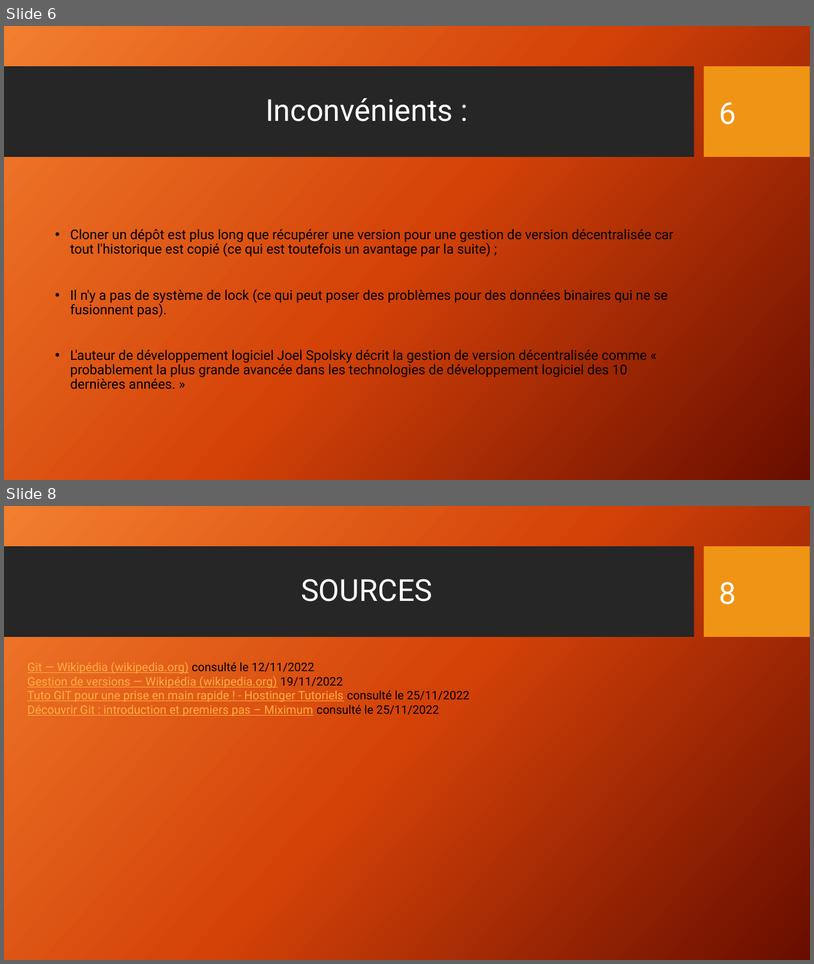
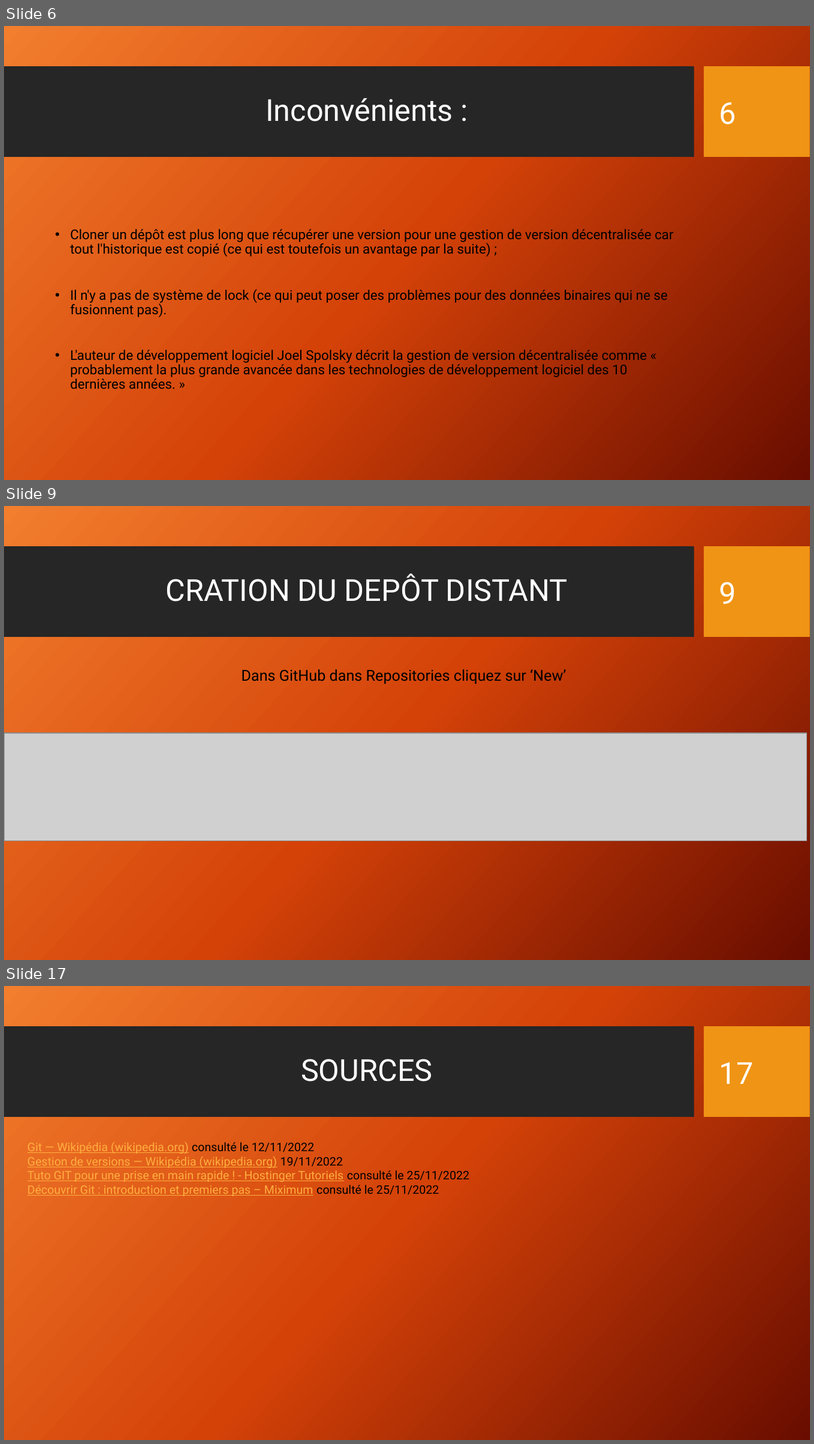
Before and after one commit to Math-Alex83/Expos-_git_cda_2210, a slide deck: Présentation_Git_CDA_2210.pptx. Shown one above the other, each under a label of ours: slides 6 and 8 before the commit, slides 6, 9 and 17 after it; the slides between them are not shown. The pictures are 814x964 and 814x1444 pixels, drawn with LibreOffice and Linux fonts; fonts in the diff are those of the drawing; grey boxes stand for pictures; background and template pictures are left out. Boxes give left, top, right and bottom in pixels: in the first picture for what was removed or moved away, otherwise in the second. Text is boxed around its words. In the diff, an @@ line names an element or a change of style, - is before the commit and + after.

```diff
--- a/Présentation_Git_CDA_2210.pptx
+++ b/Présentation_Git_CDA_2210.pptx
@@ slide 9 added at (x1=4, y1=506, x2=810, y2=960), background gradient #F18031 to #D54209 to #6A0D00; not listed: 2 template elements that a slide beside it also shows @@
@@ title added at (x1=165, y1=573, x2=568, y2=601), 36 pt, text #FFFFFF @@
+CRATION DU DEPÔT DISTANT
@@ page number added at (x1=720, y1=582, x2=737, y2=604), 36 pt, text #FFFFFF @@
+9
@@ text added at (x1=242, y1=669, x2=566, y2=684), 18 pt, text #000000 @@
+Dans GitHub dans Repositories cliquez sur ‘New’
@@ picture added at (x1=4, y1=733, x2=807, y2=841) @@
@@ what was slide 8 is now slide 17 @@
@@ page number at (x1=720, y1=1062, x2=754, y2=1084): text changed @@
-8
+17
```
Also in this commit, not shown: 1 slide changed, 10 other slides added, 2 slides removed, 1 other file.
